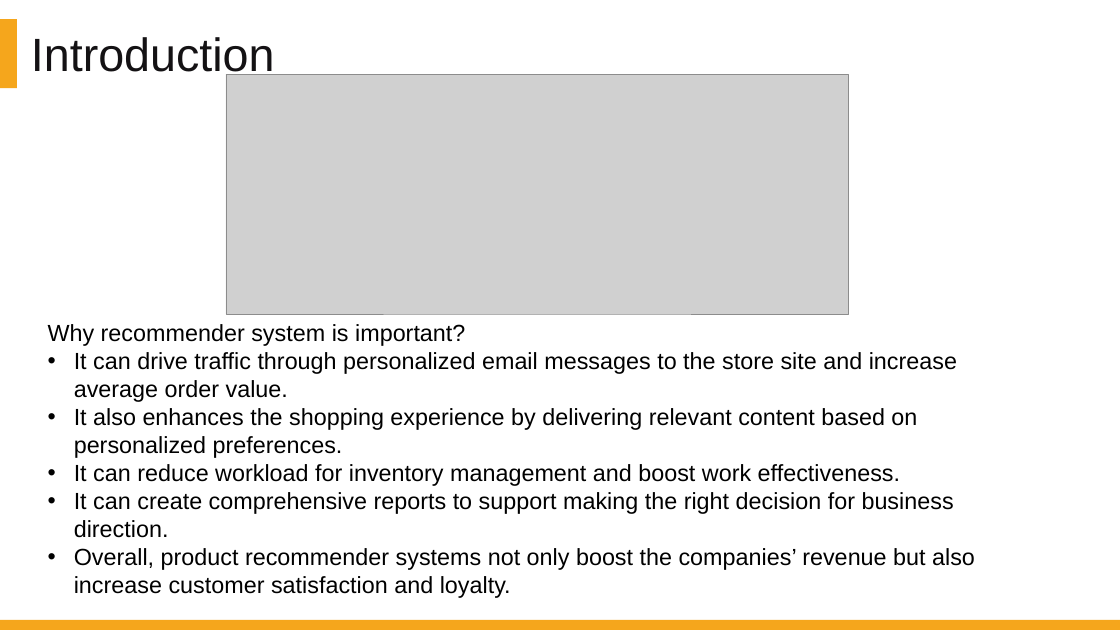
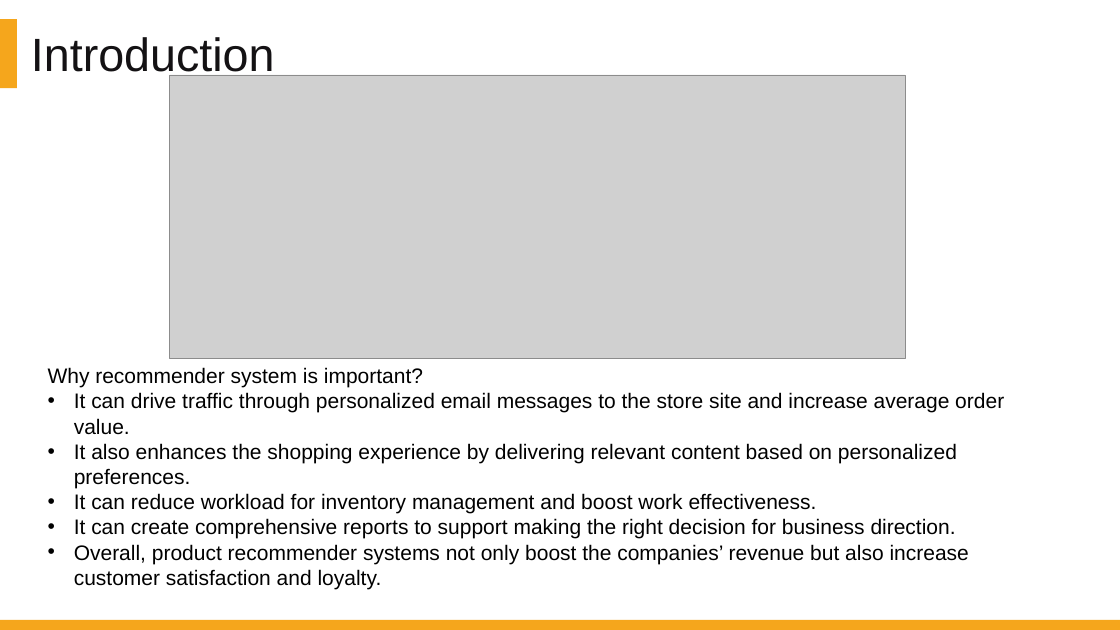
Before and after one commit to DATA-606-SPRING-2022/Jin_DATA606, a slide deck: slide 4 of presentation/Project_Presentation_EDA_v1.1.pptx. Drawn at 1120x630 pixels with LibreOffice and Linux fonts; fonts in the diff are those of the drawing; grey boxes stand for pictures. Boxes give left, top, right and bottom in pixels: in the first picture for what was removed or moved away, otherwise in the second. Text is boxed around its words. In the diff, an @@ line names an element or a change of style, - is before the commit and + after.

```diff
--- a/presentation/Project_Presentation_EDA_v1.1.pptx
+++ b/presentation/Project_Presentation_EDA_v1.1.pptx
@@ picture: place and size @@
-picture at bbox=[226, 74, 849, 314]
+picture at bbox=[170, 75, 906, 359]
@@ text "Why recommender system is important?": place and size @@
-text "Why recommender system is important?" at bbox=[48, 324, 975, 598]
+text "Why recommender system is important?" at bbox=[48, 367, 1004, 589]
@@ text "Why recommender system is important?" at bbox=[48, 367, 1004, 589]: size 20 to 18 pt @@
```
Also in this commit, not shown: 1 other slide changed.
